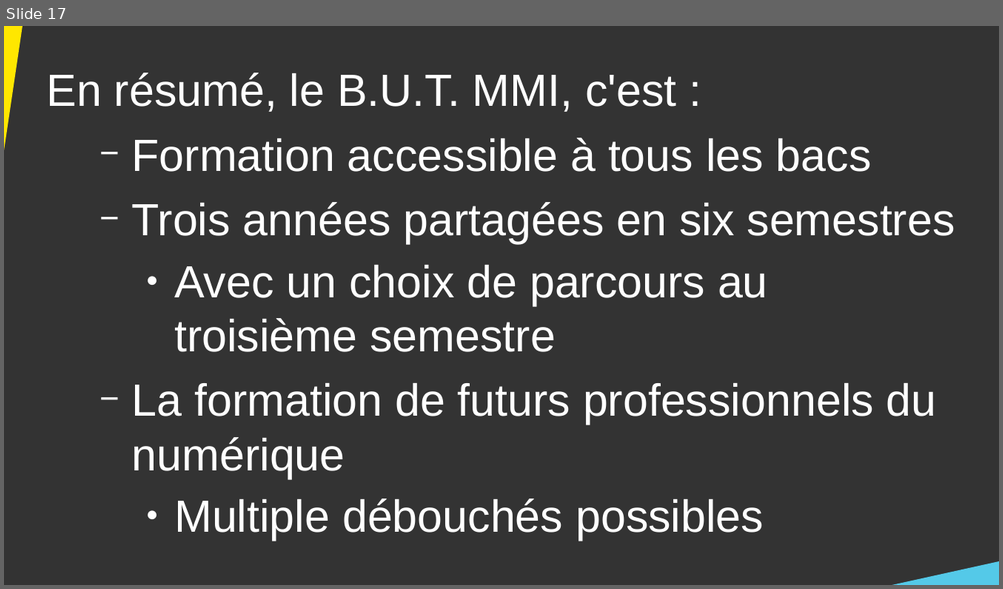
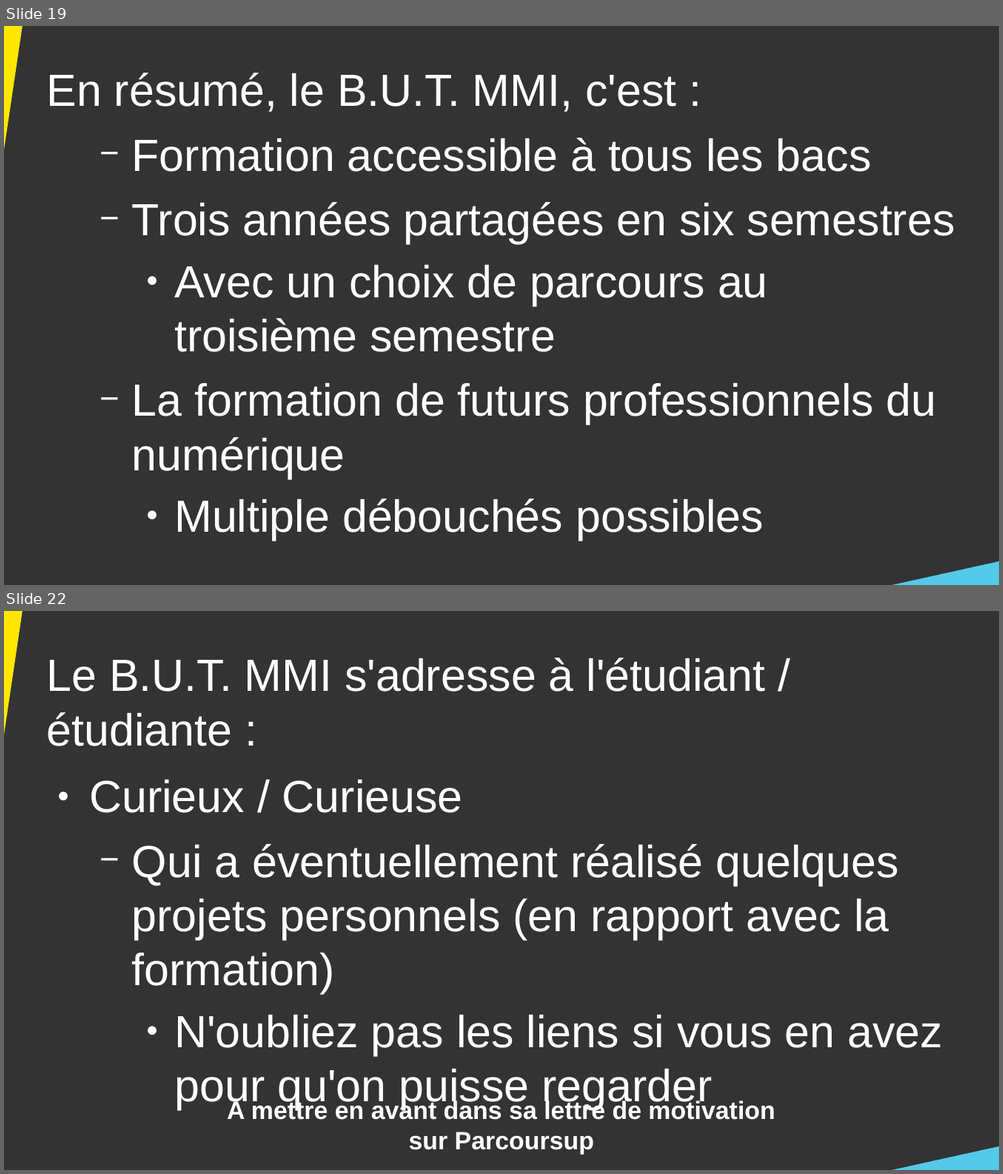
Before and after one commit to DanYellow/cours, a slide deck: presentation-formation-mmi/presentation.odp. Shown one above the other, each under a label of ours: slide 17 before the commit, slides 19 and 22 after it; the slides between them are not shown. The pictures are 1003x589 and 1003x1174 pixels, drawn with LibreOffice and Linux fonts; fonts in the diff are those of the drawing. Boxes give left, top, right and bottom in pixels: in the first picture for what was removed or moved away, otherwise in the second. Text is boxed around its words. In the diff, an @@ line names an element or a change of style, - is before the commit and + after.

```diff
--- a/presentation-formation-mmi/presentation.odp
+++ b/presentation-formation-mmi/presentation.odp
@@ slide 22 added at bbox=[4, 611, 999, 1170], background #333333 @@
@@ right triangle added at bbox=[4, 611, 32, 862], fill #FFE700 @@
@@ text added at bbox=[47, 658, 942, 1110], 36 pt, text #FFFFFF @@
+Le B.U.T. MMI s'adresse à l'étudiant / étudiante :
+● Curieux / Curieuse
+  − Qui a éventuellement réalisé quelques projets personnels (en rapport avec la formation)
+    ● N'oubliez pas les liens si vous en avez pour qu'on puisse regarder
@@ text added at bbox=[227, 1099, 774, 1155], 20 pt, text #FFFFFF, bold @@
+A mettre en avant dans sa lettre de motivation sur Parcoursup
@@ right triangle added at bbox=[871, 1144, 999, 1170], fill #54C9E8 @@
@@ what was slide 17 is now slide 19 @@
```
Also in this commit, not shown: 13 slides changed, 5 other slides added, 1 other file.
